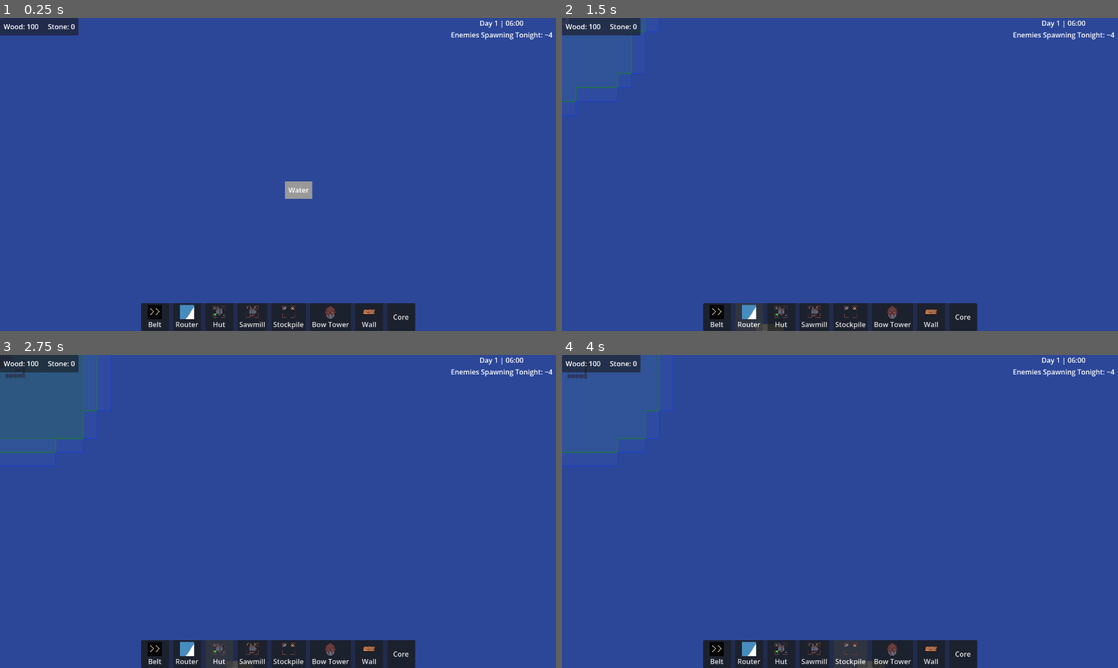
Above: before the commit, frames 1-4 (two rows, left to right).
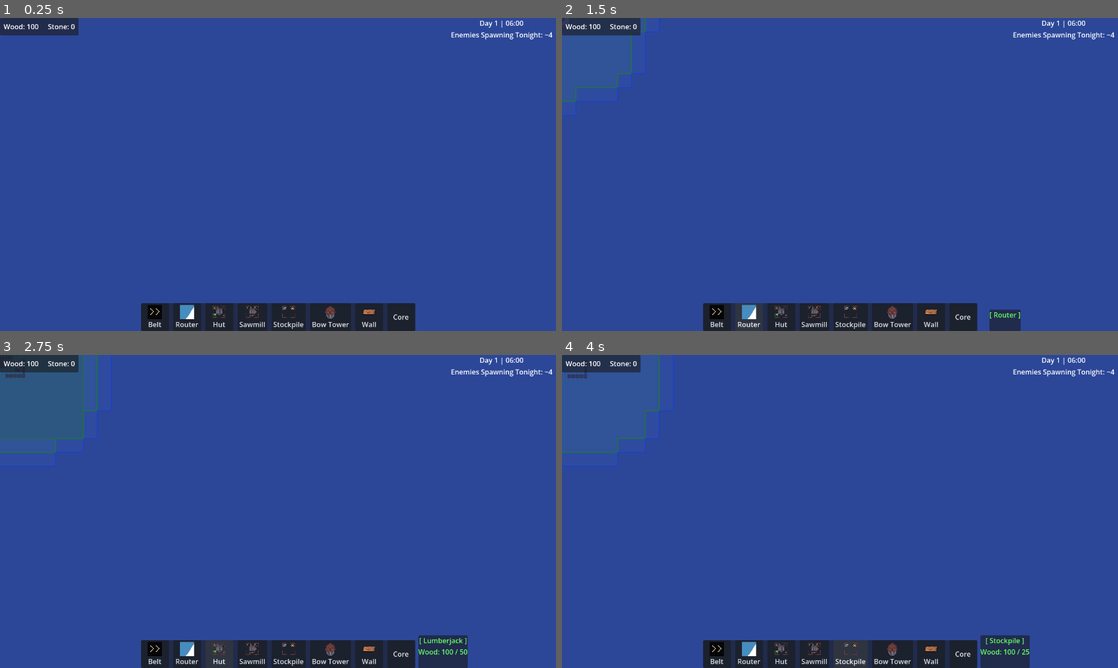
Above: after the commit, the same moments.

Repository: ColdTerror/Core-and-Conveyor
Game: Godot game, scene res://scenes/level.tscn
Same seed, same stepped clock (60 frames per second), same inputs: the game is played once before the commit and once after it. The engine's default icon, where the game draws it, is replaced by a stand-in: a white triangle on a blue panel in a dark square.
Inputs:
- Up to frame 1 (0.25 s): no input
- Up to frame 2 (1.5 s): click "Belt" at 0.5 s; click "Router" at 1.25 s
- Up to frame 3 (2.75 s): click "Hut" at 2 s
- Up to frame 4 (4 s): click "Sawmill" at 2.75 s; click "Stockpile" at 3.5 s

The runs differ from the first frame. In frame 1, 0.3% of the frame differs, in the area x 51-57%, y 52-58%; in frame 2, 0.4%; in frame 3, 0.9%, in the area x 41-85%, y 89-100%; in frame 4, 0.9%.

Commit message:
Add placement cost UI and building manager hooks
Show building placement cost in the HUD and wire it to the BuildingManager. Added a CostPanel/CostLabel to game_ui.tscn and updated game_ui.gd to listen for placement_cost_updated and placement_ended signals, formatting the cost and tinting based on affordability. BuildingManager now emits placement_cost_updated and placement_ended, computes total cost for drag placements via update_placement_cost_ui(), and calls it at key points (start/cancel/drag/update/commit). Removed the old Tooltip UI and related tooltip code paths from Level.gd, renamed the main PanelContainer to InventoryPanel and updated references, and set GameOverPanel visibility to false by default in the level scene. These changes make placement feedback immediate and keep the UI synchronized with drag/placement operations.

Diff:
--- a/scenes/level.tscn
+++ b/scenes/level.tscn
@@ -36,12 +36,6 @@
 [ext_resource type="PackedScene" uid="uid://b0rrk8021htay" path="res://scenes/wave_manager.tscn" id="32_2e2fo"]
 [ext_resource type="Script" uid="uid://bliasq3ei4dg3" path="res://scripts/corruption_manager.gd" id="34_v3why"]
 
-[sub_resource type="StyleBoxFlat" id="StyleBoxFlat_w7c3h"]
-content_margin_left = 8.0
-content_margin_top = 4.0
-content_margin_right = 8.0
-content_margin_bottom = 4.0
-
 [node name="Level" type="Node2D" unique_id=368109732]
 script = ExtResource("1_olg7q")
 tile_library = Array[ExtResource("2_olg7q")]([ExtResource("3_t1rx8"), ExtResource("4_8iemx"), ExtResource("5_64w2a"), ExtResource("6_fpun6"), ExtResource("7_wc255"), ExtResource("8_arp2o"), ExtResource("9_wc255"), ExtResource("10_arp2o"), ExtResource("11_ux5qa"), ExtResource("12_82cfe")])
@@ -148,20 +142,6 @@
 grow_vertical = 0
 mouse_filter = 2
 
-[node name="Tooltip" type="PanelContainer" parent="CanvasLayer/Popup_Layer" unique_id=63814202]
-visible = false
-layout_mode = 0
-offset_right = 40.0
-offset_bottom = 40.0
-size_flags_horizontal = 4
-size_flags_vertical = 4
-mouse_filter = 2
-theme_override_styles/panel = SubResource("StyleBoxFlat_w7c3h")
-
-[node name="Label" type="Label" parent="CanvasLayer/Popup_Layer/Tooltip" unique_id=1661542650]
-layout_mode = 2
-size_flags_horizontal = 4
-
 [node name="EnemyInfoPopup" parent="CanvasLayer/Popup_Layer" unique_id=1317129203 instance=ExtResource("29_w3o6u")]
 visible = false
 layout_mode = 1
@@ -195,13 +175,15 @@
 layout_mode = 1
 mouse_filter = 2
 
-[node name="GameUI" parent="CanvasLayer/Hud_Layer" unique_id=678937411 node_paths=PackedStringArray("wave_manager", "time_manager") groups=["GameUI"] instance=ExtResource("21_h6wmr")]
+[node name="GameUI" parent="CanvasLayer/Hud_Layer" unique_id=678937411 node_paths=PackedStringArray("wave_manager", "time_manager", "building_manager") groups=["GameUI"] instance=ExtResource("21_h6wmr")]
 layout_mode = 1
 wave_manager = NodePath("../../../WaveManager")
 time_manager = NodePath("../../../TimeManager")
+building_manager = NodePath("../../../BuildingManager")
 
 [node name="GameOverPanel" type="PanelContainer" parent="CanvasLayer" unique_id=124325744]
 process_mode = 3
+visible = false
 modulate = Color(0.5385206, 0.5385206, 0.5385206, 1)
 self_modulate = Color(0.5370987, 0.5370987, 0.5370987, 1)
 anchors_preset = 15
--- a/scenes/ui/game_ui.tscn
+++ b/scenes/ui/game_ui.tscn
@@ -12,12 +12,12 @@
 mouse_filter = 2
 script = ExtResource("1_yubou")
 
-[node name="PanelContainer" type="PanelContainer" parent="." unique_id=1407495366]
+[node name="InventoryPanel" type="PanelContainer" parent="." unique_id=1407495366]
 layout_mode = 1
 offset_right = 40.0
 offset_bottom = 40.0
 
-[node name="HBoxContainer" type="HBoxContainer" parent="PanelContainer" unique_id=1342127144]
+[node name="HBoxContainer" type="HBoxContainer" parent="InventoryPanel" unique_id=1342127144]
 layout_mode = 2
 
 [node name="VBoxContainer" type="VBoxContainer" parent="." unique_id=675948625]
@@ -39,3 +39,22 @@
 layout_mode = 2
 horizontal_alignment = 1
 vertical_alignment = 1
+
+[node name="CostPanel" type="PanelContainer" parent="." unique_id=54973593]
+visible = false
+layout_mode = 1
+anchors_preset = 7
+anchor_left = 0.5
+anchor_top = 1.0
+anchor_right = 0.5
+anchor_bottom = 1.0
+offset_left = 360.0
+offset_top = -40.0
+offset_right = 400.0
+grow_horizontal = 2
+grow_vertical = 0
+
+[node name="CostLabel" type="Label" parent="CostPanel" unique_id=1422457790]
+layout_mode = 2
+horizontal_alignment = 1
+vertical_alignment = 1
--- a/scripts/Level.gd
+++ b/scripts/Level.gd
@@ -3,8 +3,7 @@
 
 @onready var terrain_layer: TileMapLayer = $TerrainLayer
 @onready var object_layer: TileMapLayer = $ObjectLayer
-@onready var tooltip := $"CanvasLayer/Popup_Layer/Tooltip"
-@onready var tooltip_label := $"CanvasLayer/Popup_Layer/Tooltip/Label"
+
 
 @onready var hover_popup := $CanvasLayer/Popup_Layer/BuildingHoverPopup
 @onready var hotbar = $CanvasLayer/Hud_Layer/HotBar_UI
@@ -174,7 +173,6 @@
 	var mouse_pos = get_global_mouse_position()
 	var grid_pos = terrain_layer.local_to_map(mouse_pos)
 
-	update_tooltip(grid_pos)
 
 	queue_redraw()
 
@@ -317,28 +315,6 @@
 
 # --- Keep your existing UI/Interaction logic below ---
 
-func update_tooltip(grid_pos: Vector2i):
-	tooltip.visible = false
-
-	# 1. Check for Objects (Trees, Rocks, Buildings) using your dictionary
-	if active_grid_objects.has(grid_pos):
-		var info = active_grid_objects[grid_pos]
-		var data = info["data"]
-
-		tooltip_label.text = "%s\nHP: %d/%d" % [data.display_name, info["health"], data.total_resources]
-		tooltip.visible = true
-		tooltip.global_position = get_viewport().get_mouse_position() + Vector2(16, 16)
-		return
-
-	# 2. Fallback: Check for Terrain (Grass/Water/Sand)
-	# Since terrain isn't in active_grid_objects, we keep the old math logic here
-	var terr_atlas = terrain_layer.get_cell_atlas_coords(grid_pos)
-	if terr_atlas != Vector2i(-1, -1):
-		var index = terr_atlas.y * ATLAS_COLUMNS + terr_atlas.x
-		if index < tile_library.size():
-			tooltip_label.text = tile_library[index].display_name
-			tooltip.visible = true
-			tooltip.global_position = get_viewport().get_mouse_position() + Vector2(16, 16)
 
 
 # ====================================================
--- a/scripts/building/building_manager.gd
+++ b/scripts/building/building_manager.gd
@@ -32,6 +32,9 @@
 var pathfinder: Pathfinder
 
 signal building_selected(building: Building)
+
+signal placement_cost_updated(building_name: String, total_cost: Dictionary, can_afford: bool)
+signal placement_ended # Fires when we cancel or finish placing
 
 # -------------------------------
 # PUBLIC API
@@ -66,6 +69,8 @@
 	# Reset drag state
 	is_dragging = false
 	_clear_drag_ghosts()
+
+	update_placement_cost_ui()
 
 # --- NEW: INPUT HANDLER FOR LEVEL.GD ---
 # This manages the Drag Logic vs Instant Click logic
@@ -376,6 +381,33 @@
 
 	return true
 
+
+func update_placement_cost_ui():
+	if not is_instance_valid(ghost_building): return
+
+	# 1. Figure out how many buildings we are trying to place.
+	var drag_count = 1
+	if is_dragging and drag_ghosts.size() > 0:
+		drag_count = drag_ghosts.size()
+
+
+	# 2. Multiply the base cost by the drag count
+	var base_cost = ghost_building.get_build_cost()
+	var total_cost = {}
+	var can_afford = true
+
+	for res in base_cost:
+		var total_needed = base_cost[res] * drag_count
+		total_cost[res] = total_needed
+
+		# Check against the economy
+		var have = EconomyManager.global_inventory.get(res, 0)
+		if have < total_needed:
+			can_afford = false
+
+	# 3. Tell the UI!
+	placement_cost_updated.emit(ghost_building.building_name, total_cost, can_afford)
+
 # -------------------------------
 # DRAG LOGIC IMPLEMENTATION
 # -------------------------------
@@ -474,6 +506,8 @@
 			g.set_valid_placement(is_valid)
 		else:
 			g.modulate = Color(0, 1, 0, 0.5) if is_valid else Color(1, 0, 0, 0.5)
+
+	update_placement_cost_ui()
 
 func _commit_drag_line():
 	# Store the original scene to respawn logic later
@@ -544,6 +578,8 @@
 	ghost_building.place_at(grid_pos, object_layer)
 	var valid = _can_place_building(ghost_building, grid_pos)
 	ghost_building.set_valid_placement(valid)
+
+	update_placement_cost_ui()
 
 func _get_mouse_grid() -> Vector2i:
 	var mouse_global = get_global_mouse_position()
@@ -653,6 +689,8 @@
 
 	queue_redraw()
 
+	update_placement_cost_ui()
+
 func _clear_drag_ghosts():
 	for g in drag_ghosts:
 		if is_instance_valid(g): g.queue_free()
--- a/scripts/game_ui.gd
+++ b/scripts/game_ui.gd
@@ -1,13 +1,17 @@
 extends Control
 # game_ui.gd
 
-@onready var container = $PanelContainer/HBoxContainer
+@onready var inventoryContainer = $InventoryPanel/HBoxContainer
 @onready var dateLabel = $VBoxContainer/DateLabel
 @onready var waveLabel = $VBoxContainer/WaveLabel
+
+@onready var costPanel = $CostPanel
+@onready var costLabel = $CostPanel/CostLabel
 
 # --- NEW: WAVE UI REFERENCES ---
 @export var wave_manager: WaveManager # Drag your WaveManager node here in the Inspector!
 @export var time_manager: TimeManager
+@export var building_manager: BuildingManager
 
 # --- NEW: GAME OVER REFERENCES ---
 @onready var game_over_panel = $"../../GameOverPanel"
@@ -29,6 +33,30 @@
 		restart_button.pressed.connect(_on_restart_pressed)
 	if exit_button:
 		exit_button.pressed.connect(_on_exit_pressed)
+	if building_manager:
+		building_manager.placement_cost_updated.connect(_on_placement_cost_updated)
+		building_manager.placement_ended.connect(_on_placement_ended)
+
+func _on_placement_cost_updated(b_name: String, total_cost: Dictionary, can_afford: bool):
+	costPanel.show()
+
+	var text = "[ %s ]\n" % b_name
+
+	for res in total_cost:
+		var needed = total_cost[res]
+		var have = EconomyManager.global_inventory.get(res, 0)
+		text += "%s: %d / %d\n" % [res, have, needed]
+
+	costLabel.text = text
+
+	# Tint green if good, red if broke!
+	if can_afford:
+		costLabel.modulate = Color(0.4, 1.0, 0.4)
+	else:
+		costLabel.modulate = Color(1.0, 0.4, 0.4)
+
+func _on_placement_ended():
+	costPanel.hide()
 
 # --- GAME OVER LOGIC ---
 func _on_core_destroyed():
@@ -65,7 +93,7 @@
 		# If we don't have a label for this item yet, create one!
 		if not resource_labels.has(resource_name):
 			var new_label = Label.new()
-			container.add_child(new_label)
+			inventoryContainer.add_child(new_label)
 			resource_labels[resource_name] = new_label
 
 		# Update the text of the existing label
